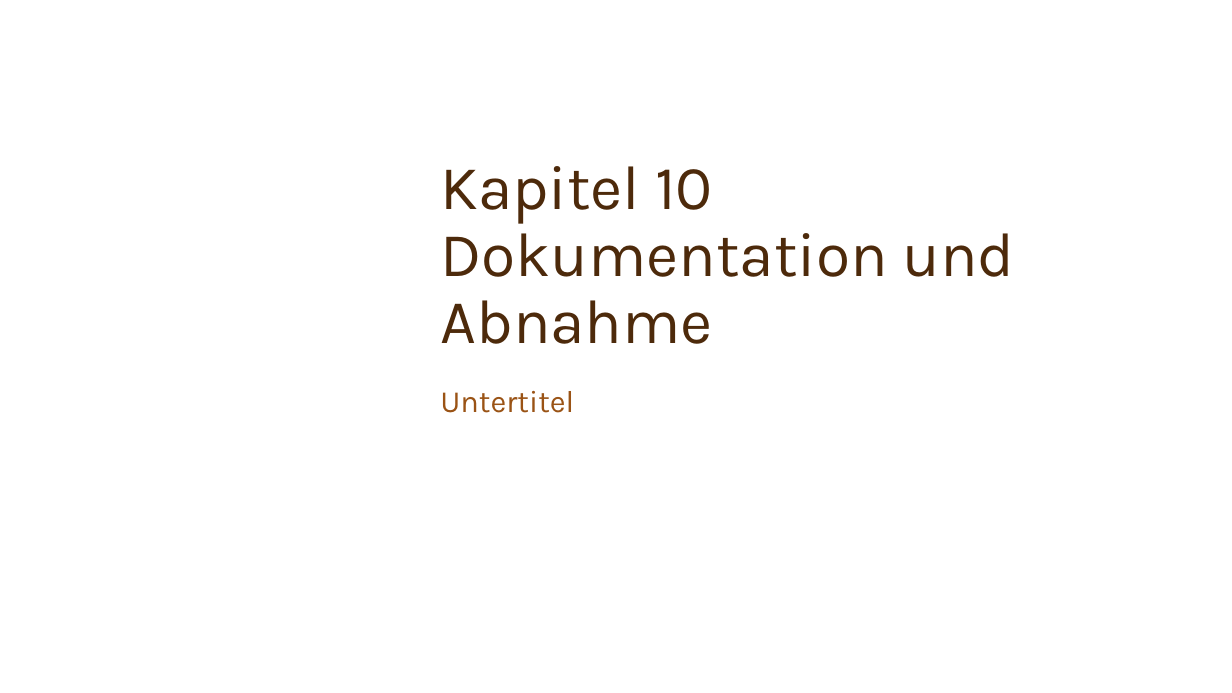
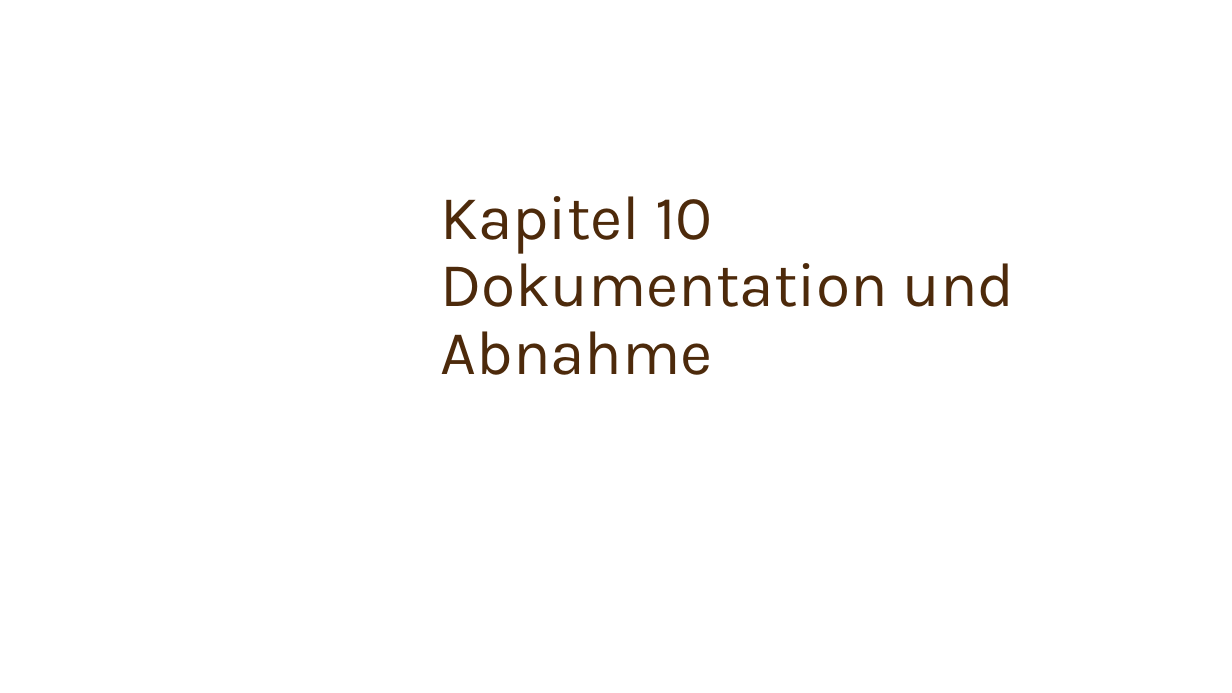
Before and after one commit to Team-6-SYP/Spassseite, a slide deck: slide 7 of Kapitel 9 Qualitätsicherung.pptx. Drawn at 1232x693 pixels with LibreOffice and Linux fonts; fonts in the diff are those of the drawing; background and template pictures are left out. Boxes give left, top, right and bottom in pixels: in the first picture for what was removed or moved away, otherwise in the second. Text is boxed around its words. In the diff, an @@ line names an element or a change of style, - is before the commit and + after.

```diff
--- a/Kapitel 9 Qualitätsicherung.pptx
+++ b/Kapitel 9 Qualitätsicherung.pptx
@@ title "Kapitel 10 Dokumentation und Abnahme": place and size @@
-title "Kapitel 10 Dokumentation und Abnahme" at box(440, 166, 1015, 344)
+title "Kapitel 10 Dokumentation und Abnahme" at box(440, 196, 1015, 375)
@@ subtitle removed at box(440, 391, 574, 413) @@
-Untertitel
```
Also in this commit, not shown: 1 other slide changed, 2 slides added, 1 slide removed.
